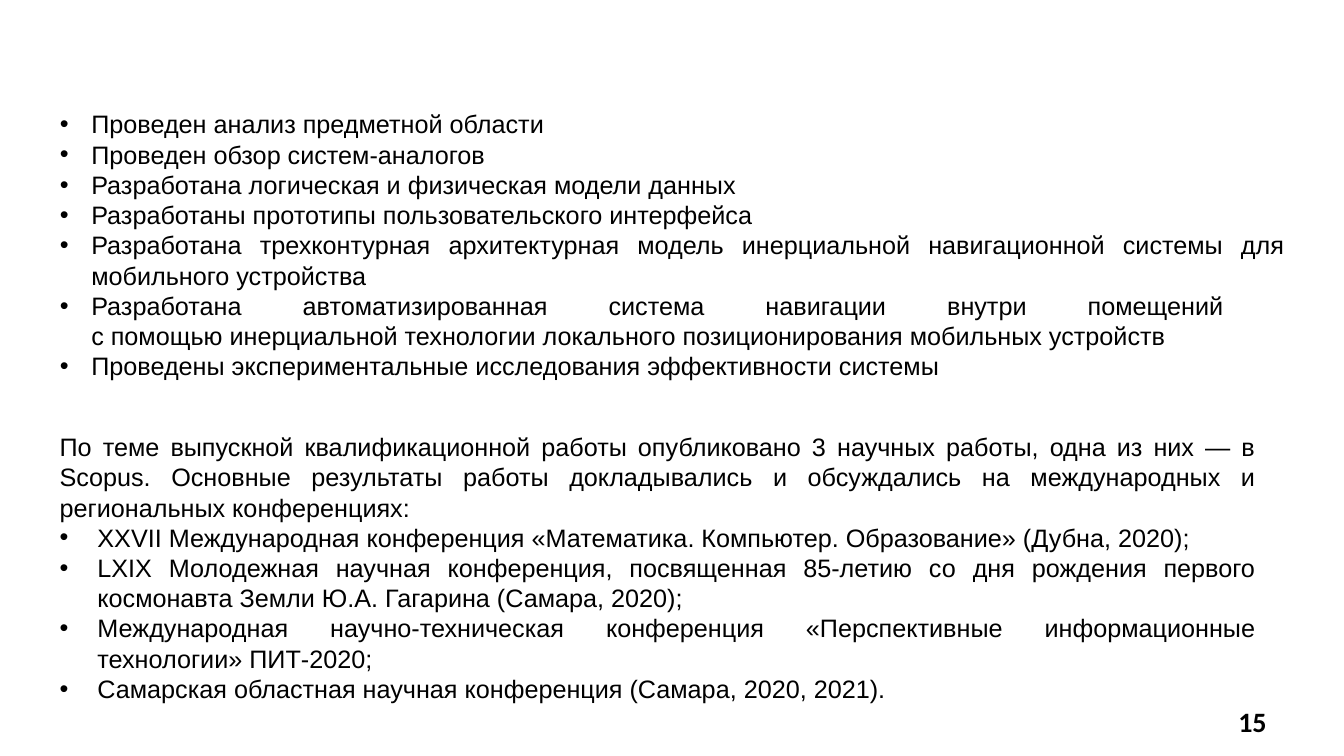
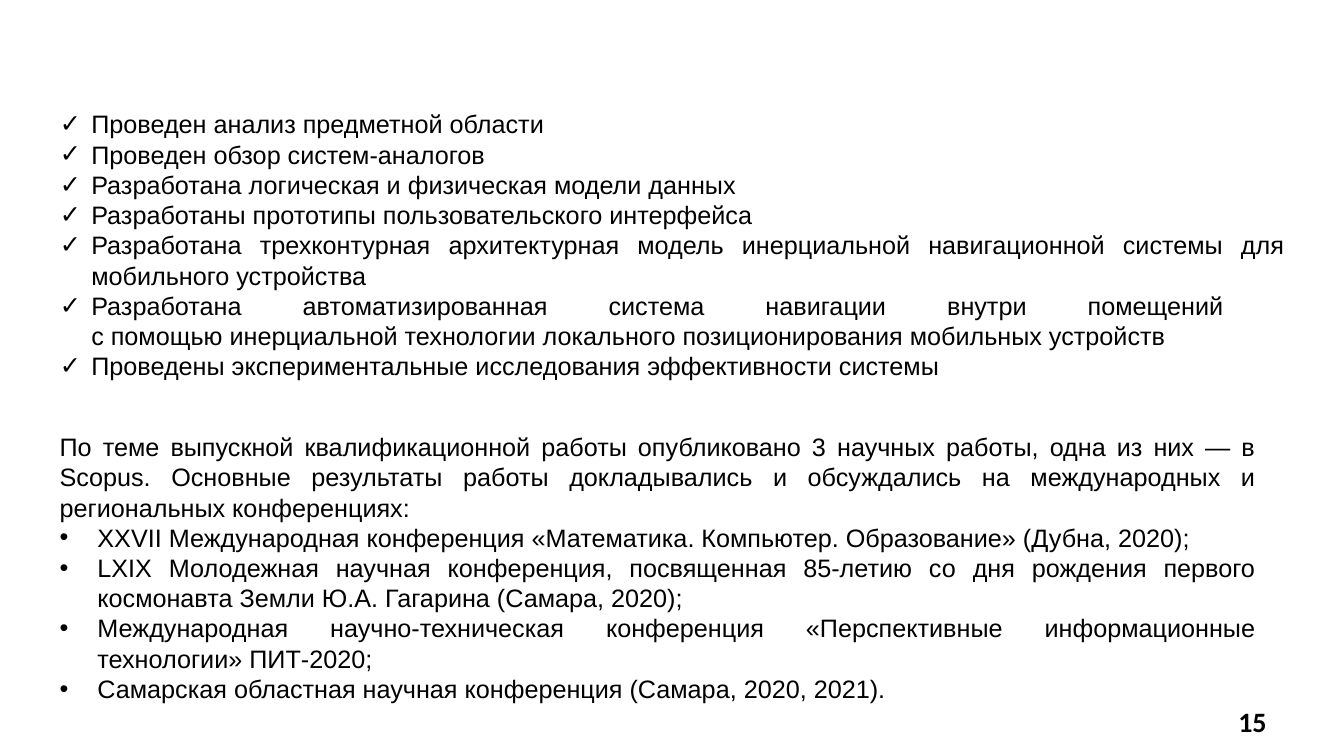
Before and after one commit to SonicRun/DiplomMaga, a slide deck: slide 15 of Диплом/6223 Мавлютов В.Д. Презентация.pptx. Drawn at 1344x756 pixels with LibreOffice and Linux fonts; fonts in the diff are those of the drawing; background and template pictures are left out. Boxes give left, top, right and bottom in pixels: in the first picture for what was removed or moved away, otherwise in the second. Text is boxed around its words. In the diff, an @@ line names an element or a change of style, - is before the commit and + after.

```diff
--- a/Диплом/6223 Мавлютов В.Д. Презентация.pptx
+++ b/Диплом/6223 Мавлютов В.Д. Презентация.pptx
@@ text "Проведен анализ предметной области" at (x1=91, y1=114, x2=1284, y2=381): bullet • to ✓ @@
```
Also in this commit, not shown: 4 other slides changed, 5 other files.
